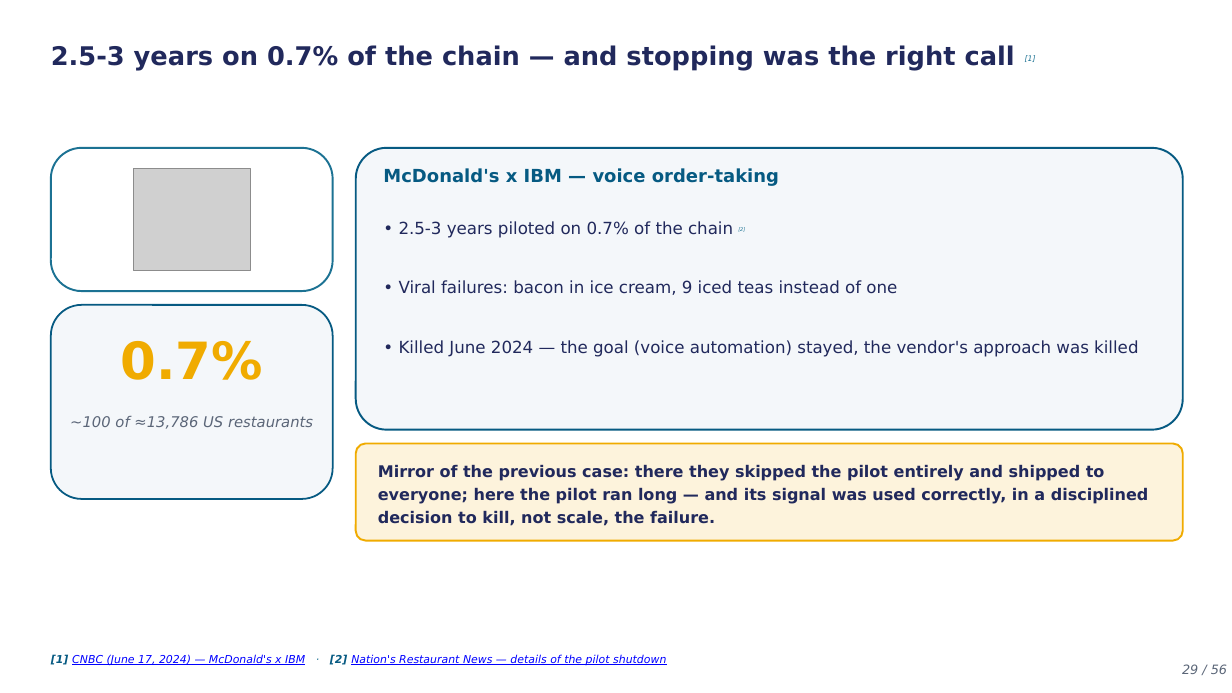
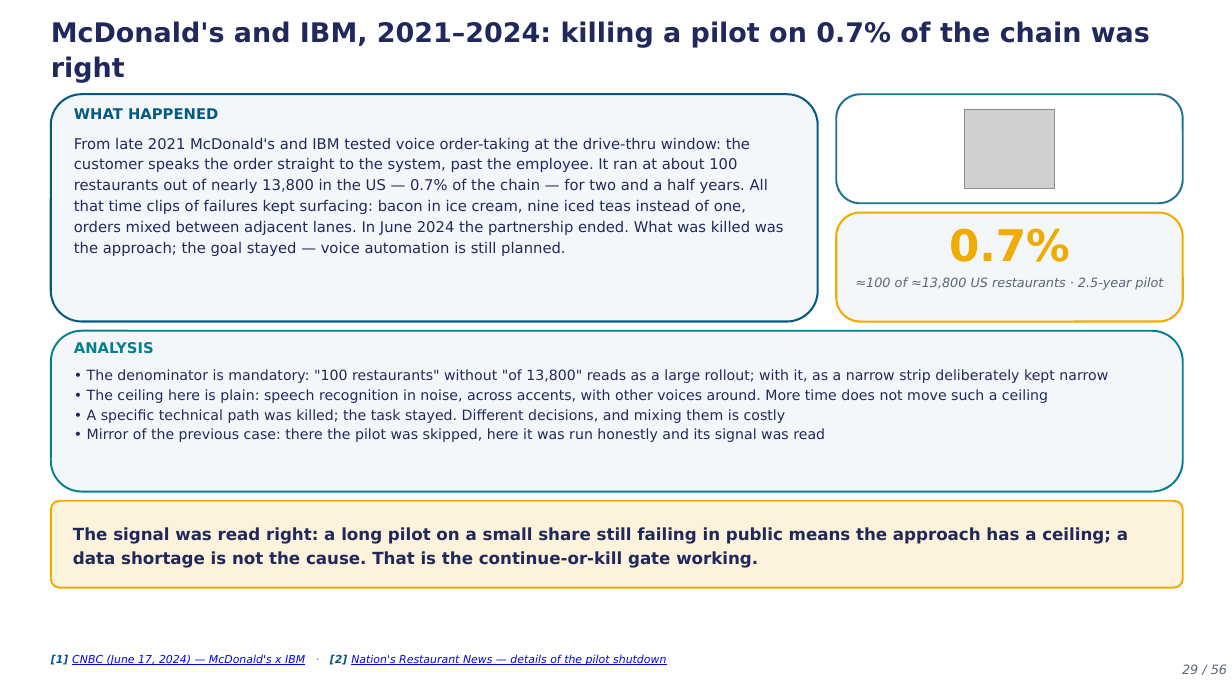
Before and after one commit to tellina-study/AI-usage-lessons, a slide deck: slide 29 of library/lectures/lec-05/rendered/lec-05-en.pptx. Drawn at 1232x693 pixels with LibreOffice and Linux fonts; fonts in the diff are those of the drawing; grey boxes stand for pictures. Boxes give left, top, right and bottom in pixels: in the first picture for what was removed or moved away, otherwise in the second. Text is boxed around its words. In the diff, an @@ line names an element or a change of style, - is before the commit and + after.

Commit message:
#212 EN-паритет: досинхронизация 9 разошедшихся слайдов (s10/s17/s23/s27/s34/s37/s40/s42/s46)
Сессия lec05-stage6-finish ушла в hibernation (system_pressure, idle ~6.7 дней,
has_api_error) посреди волны досинхронизации. Работа на диске выглядит
завершённой: все билдеры проходят py_compile, текст слайдов не обрывается,
lec-05-en.pptx уже пересобран (4.9MB -> 5.8MB). Спасено и закоммичено как есть,
без дополнительной правки с моей стороны.

```diff
--- a/library/lectures/lec-05/rendered/lec-05-en.pptx
+++ b/library/lectures/lec-05/rendered/lec-05-en.pptx
@@ text at [51, 21, 1150, 83]: text changed; size 20 to 21 pt @@
-2.5-3 years on 0.7% of the chain — and stopping was the right call [1]
+McDonald's and IBM, 2021–2024: killing a pilot on 0.7% of the chain was right
@@ rounded rectangle added at [51, 94, 818, 322], fill #F4F7FA, outline #065A82 1.6 pt @@
@@ text added at [74, 108, 218, 119], 11.5 pt, text #065A82, bold @@
+WHAT HAPPENED
@@ rounded rectangle added at [836, 94, 1183, 203], fill #FFFFFF, outline #1C7293 1.5 pt @@
@@ picture: place and size @@
-picture at [133, 168, 250, 271]
+picture at [964, 109, 1055, 189]
@@ rounded rectangle removed at [51, 148, 333, 291] @@
@@ text added at [74, 137, 784, 256], 11.5 pt, text #21295C @@
+From late 2021 McDonald's and IBM tested voice order-taking at the drive-thru window: the customer speaks the order straight to the system, past the employee. It ran at about 100 restaurants out of nearly 13,800 in the US — 0.7% of the chain — for two and a half years. All that time clips of failures kept surfacing: bacon in ice cream, nine iced teas instead of one, orders mixed between adjacent lanes. In June 2024 the partnership ended. What was killed was the approach; the goal stayed — voice automation is still planned.
@@ rounded rectangle removed at [356, 148, 1183, 430] @@
@@ text removed at [383, 168, 779, 186] @@
-McDonald's x IBM — voice order-taking
@@ text removed at [399, 221, 1138, 357] @@
-• 2.5-3 years piloted on 0.7% of the chain [2]
-• Viral failures: bacon in ice cream, 9 iced teas instead of one
-• Killed June 2024 — the goal (voice automation) stayed, the vendor's approach was killed
@@ rounded rectangle added at [836, 213, 1183, 322], fill #F4F7FA, outline #F0AB00 1.6 pt @@
@@ text "0.7%": place and size @@
-text "0.7%" at [121, 341, 263, 380]
+text "0.7%" at [949, 228, 1070, 262]
@@ text "0.7%" at [949, 228, 1070, 262]: size 40 to 34 pt; line spacing 1.15 to 1 @@
@@ text at [856, 277, 1163, 290]: text changed; size 11.5 to 10 pt @@
-~100 of ≈13,786 US restaurants
+≈100 of ≈13,800 US restaurants · 2.5-year pilot
@@ rounded rectangle removed at [51, 305, 333, 499] @@
@@ rounded rectangle added at [51, 331, 1183, 492], fill #F4F7FA, outline #028090 1.5 pt @@
@@ text added at [74, 342, 154, 354], 11.5 pt, text #028090, bold @@
+ANALYSIS
@@ text added at [87, 369, 1108, 442], 11 pt, text #21295C @@
+• The denominator is mandatory: "100 restaurants" without "of 13,800" reads as a large rollout; with it, as a narrow strip deliberately kept narrow
+• The ceiling here is plain: speech recognition in noise, across accents, with other voices around. More time does not move such a ceiling
+• A specific technical path was killed; the task stayed. Different decisions, and mixing them is costly
+• Mirror of the previous case: there the pilot was skipped, here it was run honestly and its signal was read
@@ text removed at [378, 464, 1149, 526] @@
-Mirror of the previous case: there they skipped the pilot entirely and shipped to everyone; here the pilot ran long — and its signal was used correctly, in a disciplined decision to kill, not scale, the failure.
@@ rounded rectangle: place and size @@
-rounded rectangle at [356, 444, 1183, 541]
+rounded rectangle at [51, 501, 1183, 588]
@@ text added at [73, 527, 1128, 568], 13 pt, text #21295C, bold @@
+The signal was read right: a long pilot on a small share still failing in public means the approach has a ceiling; a data shortage is not the cause. That is the continue-or-kill gate working.
```
Also in this commit, not shown: 2 other slides changed, 6 slides added, 6 slides removed, 16 other files.
